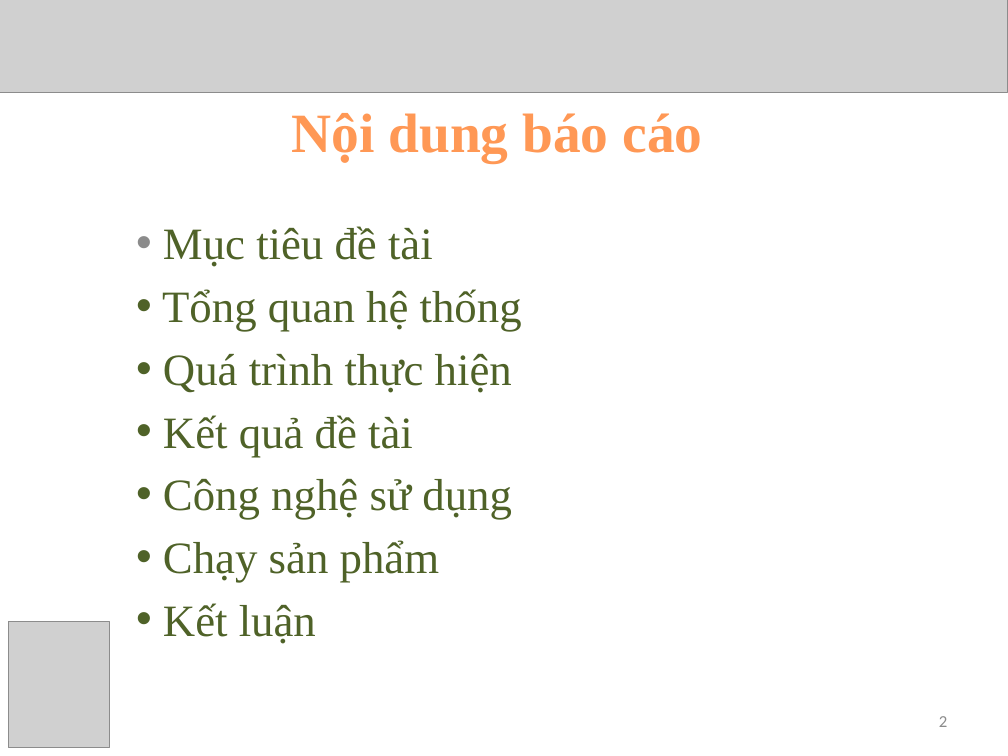
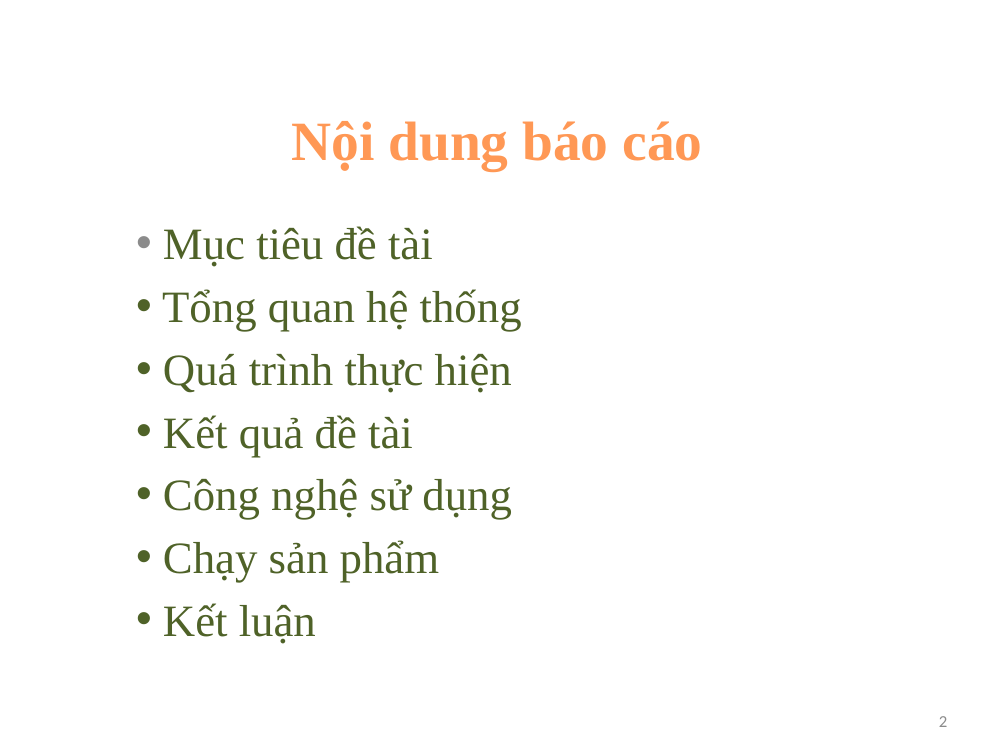
Before and after one commit to lengocluyen/pescode, a slide deck: slide 2 of Reporting Thesis/LV_FINAL/ReportThesis2/Presentation Thesis1.pptx. Drawn at 1008x756 pixels with LibreOffice and Linux fonts; fonts in the diff are those of the drawing; grey boxes stand for pictures; background and template pictures are left out. Boxes give left, top, right and bottom in pixels: in the first picture for what was removed or moved away, otherwise in the second. Text is boxed around its words. In the diff, an @@ line names an element or a change of style, - is before the commit and + after.

```diff
--- a/Reporting Thesis/LV_FINAL/ReportThesis2/Presentation Thesis1.pptx
+++ b/Reporting Thesis/LV_FINAL/ReportThesis2/Presentation Thesis1.pptx
@@ picture removed at [0,0,1008,93] @@
@@ title "Nội dung báo cáo": place and size @@
-title "Nội dung báo cáo" at [291,113,703,162]
+title "Nội dung báo cáo" at [291,121,703,170]
@@ picture removed at [8,622,109,748] @@
```
Also in this commit, not shown: 16 other slides changed, 2 other files.
